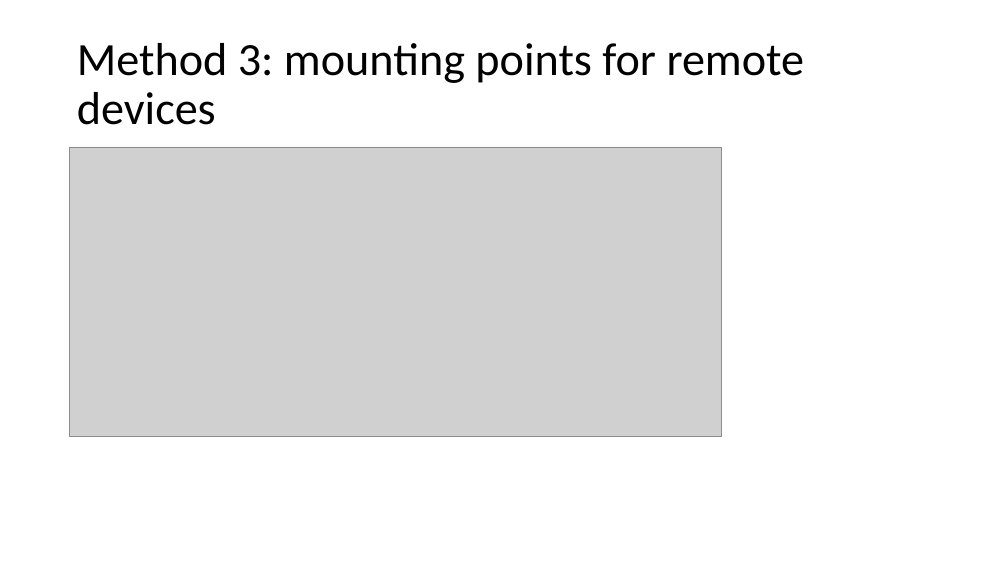
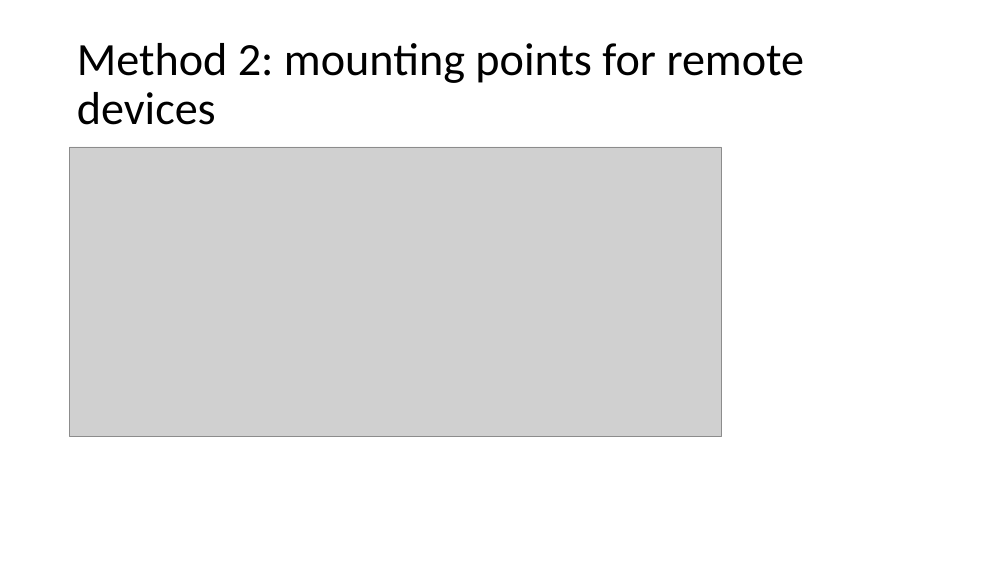
Before and after one commit to frankwxu/digital-forensics-lab, a slide deck: slide 9 of NIST_Data_Leakage_Case/NIST_Data_Leakage_06_Network_Shellbag_Jumplist.pptx (slide 8 before the commit). Drawn at 1008x567 pixels with LibreOffice and Linux fonts; fonts in the diff are those of the drawing; grey boxes stand for pictures; background and template pictures are left out. Boxes give left, top, right and bottom in pixels: in the first picture for what was removed or moved away, otherwise in the second. Text is boxed around its words. In the diff, an @@ line names an element or a change of style, - is before the commit and + after.

```diff
--- a/NIST_Data_Leakage_Case/NIST_Data_Leakage_06_Network_Shellbag_Jumplist.pptx
+++ b/NIST_Data_Leakage_Case/NIST_Data_Leakage_06_Network_Shellbag_Jumplist.pptx
@@ title at (x1=77, y1=43, x2=805, y2=125): text changed @@
-Method 3: mounting points for remote devices
+Method 2: mounting points for remote devices
```
Also in this commit, not shown: 10 other slides changed, 5 slides added, 1 slide removed, 2 other files.
